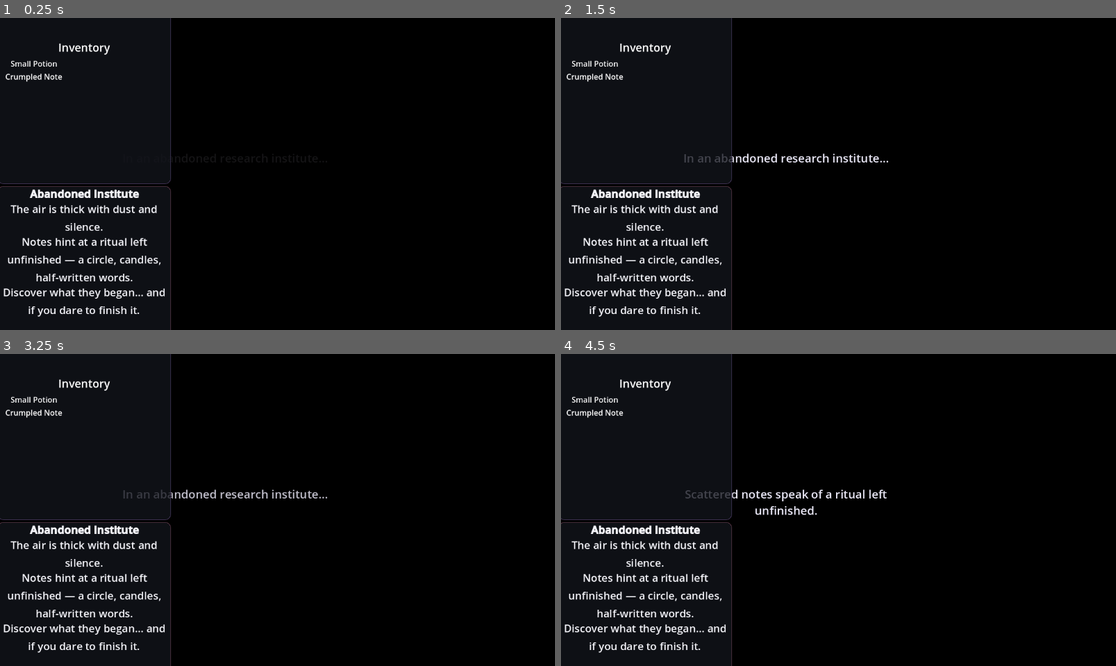
Above: before the commit, frames 1-4 (two rows, left to right).
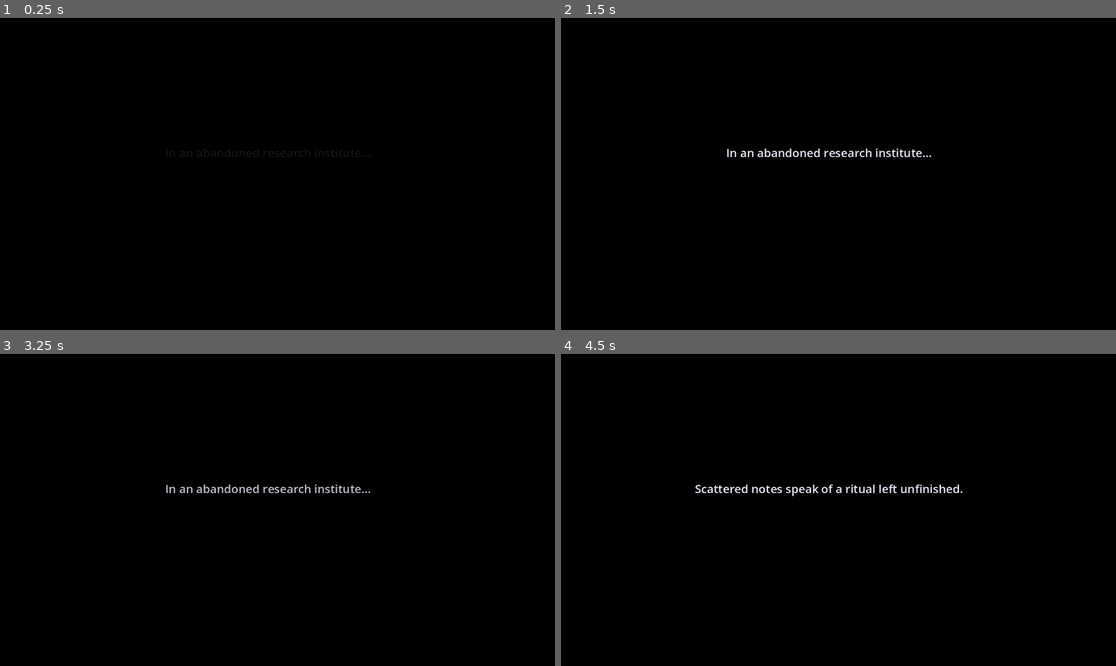
Above: after the commit, the same moments.

Repository: ariesinattentiv/ritualquest
Game: Godot game, scene res://scenes/Main.tscn
Same seed, same stepped clock (60 frames per second), same inputs: the game is played once before the commit and once after it.
Inputs:
- Up to frame 1 (0.25 s): no input
- Up to frame 2 (1.5 s): tap Enter at 0.5 s; hold Right (ui_right) 0.53-1.28 s; tap Space at 1.25 s; hold Down (ui_down) from 1.28 s (still down)
- Up to frame 3 (3.25 s): tap Enter at 2 s; release Down (ui_down) at 2.03 s; hold Right (ui_right) 2.03-2.78 s; tap Space at 2.75 s; hold Up (ui_up) from 2.78 s (still down)
- Up to frame 4 (4.5 s): release Up (ui_up) at 3.53 s; hold Left (ui_left) from 3.53 s (still down)

The runs differ from the first frame. In frame 1, 3.2% of the frame differs, in the area x 0-31%, y 0-100%; in frame 2, 4.0%; in frame 3, 4.0%; in frame 4, 4.3%, in the area x 0-73%, y 0-100%.

Commit message:
Add IntroOverlay CanvasLayer and fade-in script

Diff:
--- a/scenes/ui/IntroOverlay.tscn
+++ b/scenes/ui/IntroOverlay.tscn
@@ -23,15 +23,21 @@
 anchors_preset = -1
 anchor_right = 0.91800004
 anchor_bottom = 0.84900004
-offset_left = 94.0
-offset_top = -91.0
-offset_right = 121.92993
-offset_bottom = 147.50897
+offset_left = 115.0
+offset_top = -72.0
+offset_right = 142.92993
+offset_bottom = 166.50897
 color = Color(0, 0, 0, 1)
 
 [node name="Subtitles" type="RichTextLabel" parent="."]
-layout_mode = 0
-offset_left = 311.0
-offset_top = 223.0
-offset_right = 820.0
-offset_bottom = 610.0
+layout_mode = 1
+anchors_preset = 15
+anchor_right = 1.0
+anchor_bottom = 1.0
+offset_left = 61.0
+offset_top = 272.0
+offset_right = 29.0
+offset_bottom = -317.0
+grow_horizontal = 2
+grow_vertical = 2
+autowrap_mode = 2
--- a/scripts/Main.gd
+++ b/scripts/Main.gd
@@ -10,10 +10,10 @@
 @onready var left_bottom = get_node_or_null("UI/Root/Row/LeftCol/LeftBottom")
 @onready var right_col   = get_node_or_null("UI/Root/Row/RightCol")
 
-# convenience paths inside LeftTop
-@onready var inv_box     = get_node_or_null("UI/Root/Row/LeftCol/LeftTop/MarginContainer/InvBox")
-@onready var inv_title   = get_node_or_null("UI/Root/Row/LeftCol/LeftTop/MarginContainer/InvBox/InventoryTitle")
-@onready var inv_grid    = get_node_or_null("UI/Root/Row/LeftCol/LeftTop/MarginContainer/InvBox/InventoryGrid")
+# convenience refs inside LeftTop
+@onready var inv_box   = get_node_or_null("UI/Root/Row/LeftCol/LeftTop/MarginContainer/InvBox")
+@onready var inv_title = get_node_or_null("UI/Root/Row/LeftCol/LeftTop/MarginContainer/InvBox/InventoryTitle")
+@onready var inv_grid  = get_node_or_null("UI/Root/Row/LeftCol/LeftTop/MarginContainer/InvBox/InventoryGrid")
 
 func _ready() -> void:
 	# 1) Drop any accidental UI focus so movement works
@@ -29,44 +29,43 @@
 	# 3) Inventory title + clear grid
 	_setup_inventory()
 
-	# 4) TEMP: Add a few items (requires Inventory autoload)
-	if Engine.is_editor_hint() == false and Engine.is_in_physics_frame() == false:
+	# 4) TEMP: seed a couple items (requires Inventory autoload)
+	if not Engine.is_editor_hint():
 		if Engine.has_singleton("Inventory") or (typeof(Inventory) == TYPE_OBJECT):
 			Inventory.add_item(Inventory.make_item("potion", "Small Potion", "Heals a bit.", ""))
 			Inventory.add_item(Inventory.make_item("note", "Crumpled Note", "‘Don’t go left.’", ""))
 
-	# 5) Story (centered + bigger)
+	# 5) Story text
 	_set_story("[b]Abandoned Institute[/b]\nThe air is thick with dust and silence.\nNotes hint at a ritual left unfinished — a circle, candles, half-written words.\nDiscover what they began… and if you dare to finish it.")
-
-
 
 	# 6) Right-panel background
 	_set_background("res://assets/background.png")
 
-	# 7) Style dark translucent cards + nicer fonts (optional)
+	# 7) Card styling / fonts (safe if missing)
 	_apply_styles()
 
-	# 8) Make sure key UI nodes fill their panels
+	# 8) Make key UI nodes fill their panels
 	_ensure_full_rect([
 		"UI/Root/Row/LeftCol/LeftTop",
 		"UI/Root/Row/LeftCol/LeftBottom",
 		"UI/Root/Row/RightCol"
 	])
 
-	# 9) Final layout tweaks so title sits higher and stack is top-aligned
+	# 9) Top-align inventory stack / expand grid
+	_tune_inventory_layout()
+
+	# 10) Intro overlay ABOVE everything (CanvasLayer)
+	var layer := CanvasLayer.new()
+	layer.layer = 100
+	get_tree().root.add_child(layer)
+
 	var intro := preload("res://scenes/ui/IntroOverlay.tscn").instantiate()
-
-	# Add to the root viewport so containers can't resize it
-	get_tree().root.add_child(intro)
-
-	# Belt & suspenders: ensure it covers the screen and sits on top
 	intro.top_level = true
 	intro.set_anchors_preset(Control.PRESET_FULL_RECT)
-	intro.z_index = 9999
+	layer.add_child(intro)
 
 
-
-# ================= INPUT MAP (forced bindings) =================
+# ================= INPUT MAP (optional helper) =================
 func ensure_input_map() -> void:
 	var binds := {
 		"ui_left":  [KEY_A, KEY_LEFT],
@@ -91,12 +90,9 @@
 
 # ================= INVENTORY / STORY / BACKGROUND =================
 func _setup_inventory() -> void:
-	# Title text + center it; leave font size to the Inspector (no override)
 	if inv_title:
 		inv_title.text = "Inventory"
 		inv_title.horizontal_alignment = HORIZONTAL_ALIGNMENT_CENTER
-
-	# clear any placeholder children in the grid (InventoryGrid.gd will repopulate)
 	if inv_grid:
 		for c in inv_grid.get_children():
 			c.queue_free()
@@ -128,9 +124,7 @@
 	var story     = _first_descendant_of_type(left_bottom, "RichTextLabel") as RichTextLabel
 
 	if lt_panel:
-		# Card style for Inventory panel
 		var sb_top := _make_card(Color(0.08, 0.09, 0.12, 0.70), Color(0.38, 0.30, 0.50, 0.90))
-		# Bring content higher: trim top padding
 		sb_top.content_margin_top = 6
 		sb_top.content_margin_left = 8
 		sb_top.content_margin_right = 8
@@ -141,22 +135,14 @@
 		var sb_bot := _make_card(Color(0.08, 0.09, 0.12, 0.70), Color(0.50, 0.30, 0.38, 0.90))
 		lb_panel.add_theme_stylebox_override("panel", sb_bot)
 
-	# Optional fonts (safe if missing)
+	# Optional fonts if present
 	var regular_path := "res://assets/fonts/Inter-Regular.ttf"
 	var bold_path    := "res://assets/fonts/Inter-Bold.ttf"
-	var font_regular: Font = null
-	var font_bold: Font = null
-	if ResourceLoader.exists(regular_path):
-		font_regular = load(regular_path)
-	if ResourceLoader.exists(bold_path):
-		font_bold = load(bold_path)
-
-	# DO NOT force Inventory title font size here; let Inspector control it.
-	if inv_title and font_bold:
-		inv_title.add_theme_font_override("font", font_bold)
-
+	if inv_title and ResourceLoader.exists(bold_path):
+		inv_title.add_theme_font_override("font", load(bold_path))
+	if story and ResourceLoader.exists(regular_path):
+		story.add_theme_font_override("normal_font", load(regular_path))
 	if story:
-		if font_regular: story.add_theme_font_override("normal_font", font_regular)
 		story.add_theme_font_size_override("normal_font_size", 18)
 		story.add_theme_color_override("default_color", Color(0.96, 0.96, 0.98))
 		story.add_theme_constant_override("line_separation", 6)
@@ -177,23 +163,17 @@
 	s.shadow_color = Color(0, 0, 0, 0.25)
 	return s
 
-
 # ---------- Inventory layout finetune ----------
 func _tune_inventory_layout() -> void:
-	# Put stack at the TOP of the card and tighten spacing
 	if inv_box and inv_box is VBoxContainer:
 		var vb := inv_box as VBoxContainer
 		vb.alignment = BoxContainer.ALIGNMENT_BEGIN
-		vb.add_theme_constant_override("separation", 8)  # <- this is the correct way
-
-
-	# Make grid expand and behave like a list (columns set in Inspector if you want)
+		vb.add_theme_constant_override("separation", 8)
 	if inv_grid and inv_grid is GridContainer:
 		var g := inv_grid as GridContainer
 		g.size_flags_horizontal = Control.SIZE_EXPAND_FILL
 		g.size_flags_vertical   = Control.SIZE_EXPAND_FILL
-		# If you want a vertical list by default uncomment:
-		# g.columns = 1
+		# g.columns = 1  # uncomment for single-column list
 
 
 # ================= UTILITIES =================
